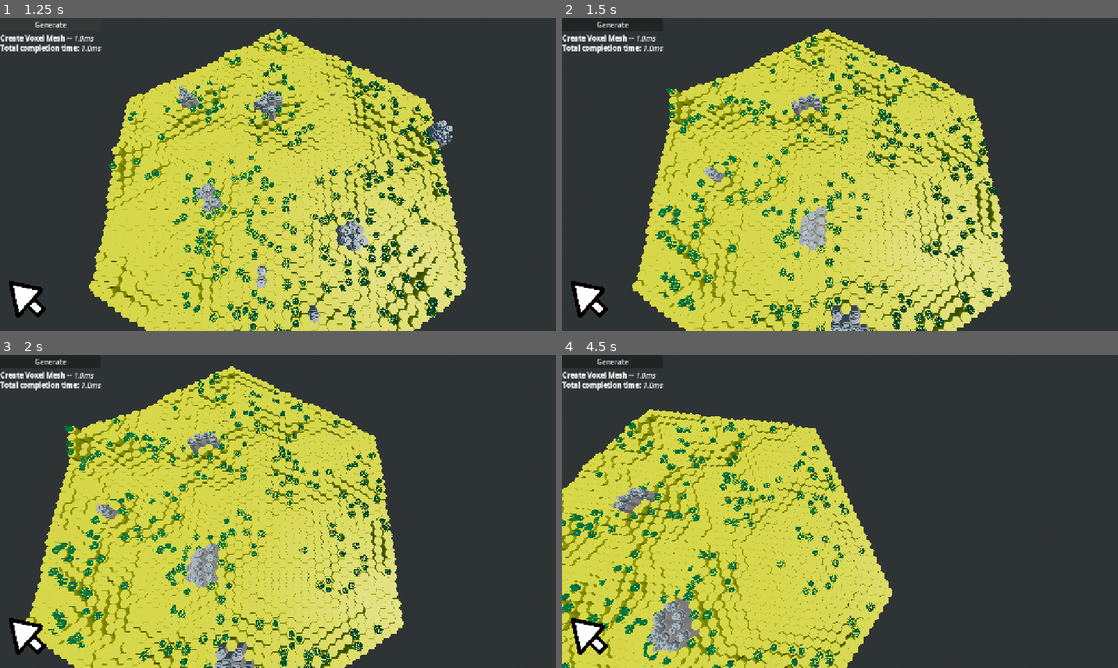
Above: before the commit, frames 1-4 (two rows, left to right).
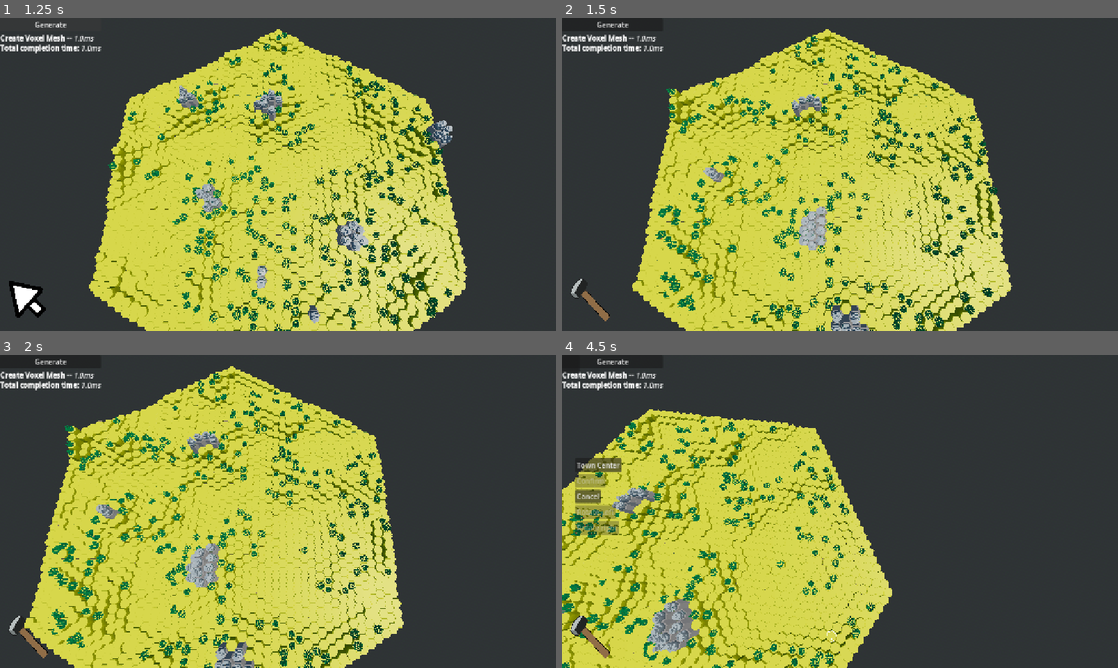
Above: after the commit, the same moments.

Repository: forzinkahd/HexaKingdomGameRepo
Game: Godot game, scene res://Scenes/GameScene.tscn
Two runs of this game, one before a commit and one after it. Both use one fixed random seed, a clock stepped at 60 frames per second and the inputs below.
Inputs (mouse positions are in pixels of both pictures, inside the frame that each line leads up to):
- Up to frame 1 (1.25 s): click "Generate" at 0.5 s
- Up to frame 2 (1.5 s): tap Enter at 1.25 s; move the mouse to (962, 158) at 1.27 s; hold D (MoveRight) from 1.28 s (still down); tap 2 (Build) at 1.35 s; click (962, 158) at 1.42 s
- Up to frame 3 (2 s): keep holding D (MoveRight)
- Up to frame 4 (4.5 s): move the mouse to (728, 527) at 2.02 s; release D (MoveRight) at 2.03 s; hold S (MoveBackwards) 2.03-2.78 s; tap Q (RotateCameraLeft) at 2.1 s; move the mouse to (895, 442) at 2.77 s; hold D (MoveRight) 2.78-3.53 s; hold E (RotateCameraRight) 2.78-3.53 s; move the mouse to (812, 574) at 3.52 s; hold W (MoveForward) 3.53-4.28 s; tap 1 (Select) at 3.6 s; click (812, 574) at 3.67 s; move the mouse to (1006, 558) at 4.27 s; hold A (MoveLeft) from 4.28 s (still down); tap 2 (Build) at 4.35 s

Frame 1 is identical in both runs. In frame 2, 0.5% of the frame differs, in the area x 1-9%, y 83-97%; in frame 3, 0.5%; in frame 4, 2.0%, in the area x 0-50%, y 5-97%.
Error before the commit: Parse Error: Could not parse global class "Villager" from "res://Scenes/Units/villager.gd". (res://scripts/interaction.gd:442)

Commit message:
Revert "fix broken stuff"
This reverts commit 485541521b173b060950de5a8927389ca76210ab.

Diff:
--- a/Scenes/Kingdom/Buildings/obj_blue_banner.tscn
+++ b/Scenes/Kingdom/Buildings/obj_blue_banner.tscn
@@ -3,7 +3,7 @@
 [ext_resource type="PackedScene" uid="uid://t4mvoqygq5tj" path="res://Assets/Meshes/Units/BlueUnits/banner_blue_accent.gltf" id="1_32aug"]
 
 [sub_resource type="BoxShape3D" id="BoxShape3D_7shlr"]
-size = Vector3(0.087646484, 0.49658203, 0.028320313)
+size = Vector3(0.07836914, 0.49658203, 0.03515625)
 
 [node name="obj_blue_banner" type="Node3D" unique_id=643537312]
 
--- a/Scenes/NatureResources/log_pickup.gd
+++ b/Scenes/NatureResources/log_pickup.gd
@@ -7,16 +7,15 @@
 var _reserved := false
 var _collected := false
 
-
 func _ready() -> void:
 	var s: float = clamp(1.0 + float(amount - 1) * 0.12, 1.0, 1.8)
 	scale = Vector3.ONE * s
 
 
 func reserve() -> bool:
-	if is_reserved:
+	if _reserved or _collected:
 		return false
-	is_reserved = true
+	_reserved = true
 	return true
 
 func collect_and_free() -> void:
--- a/Scenes/NatureResources/obj_base_tree_large.tscn
+++ b/Scenes/NatureResources/obj_base_tree_large.tscn
@@ -7,10 +7,9 @@
 [sub_resource type="BoxShape3D" id="BoxShape3D_3ajte"]
 size = Vector3(0.8574219, 0.7597656, 0.93847656)
 
-[node name="obj_base_tree_large" type="Node3D" unique_id=841573127 node_paths=PackedStringArray("visual") groups=["harvestable_tree"]]
+[node name="obj_base_tree_large" type="Node3D" unique_id=841573127 groups=["harvestable_tree"]]
 script = ExtResource("1_ld8l3")
 logs_scene = ExtResource("2_3ajte")
-visual = NodePath("Visual")
 
 [node name="trees_A_large2" parent="." unique_id=143512085 instance=ExtResource("2_am77c")]
 transform = Transform3D(0.85, 0, 0, 0, 1, 0, 0, 0, 0.85, 0, 0, 0)
@@ -22,5 +21,3 @@
 shape = SubResource("BoxShape3D_3ajte")
 
 [node name="GPUParticles3D" type="GPUParticles3D" parent="." unique_id=971890130]
-
-[node name="Visual" type="Node3D" parent="." unique_id=299875502]
--- a/Scenes/NatureResources/obj_base_tree_medium.tscn
+++ b/Scenes/NatureResources/obj_base_tree_medium.tscn
@@ -7,11 +7,10 @@
 [sub_resource type="BoxShape3D" id="BoxShape3D_picay"]
 size = Vector3(0.9042969, 0.8828125, 0.9277344)
 
-[node name="obj_base_tree_medium" type="Node3D" unique_id=78286678 node_paths=PackedStringArray("visual")]
+[node name="obj_base_tree_medium" type="Node3D" unique_id=78286678]
 script = ExtResource("1_picay")
 logs_scene = ExtResource("2_fem1v")
 logs_count = 2
-visual = NodePath("Visual")
 
 [node name="trees_A_medium2" parent="." unique_id=1539728674 instance=ExtResource("1_nvlej")]
 transform = Transform3D(0.85, 0, 0, 0, 1, 0, 0, 0, 0.85, 0, 0, 0)
@@ -23,5 +22,3 @@
 shape = SubResource("BoxShape3D_picay")
 
 [node name="GPUParticles3D" type="GPUParticles3D" parent="." unique_id=2019684039]
-
-[node name="Visual" type="Node3D" parent="." unique_id=2020605451]
--- a/Scenes/NatureResources/obj_base_tree_small.tscn
+++ b/Scenes/NatureResources/obj_base_tree_small.tscn
@@ -7,11 +7,10 @@
 [sub_resource type="BoxShape3D" id="BoxShape3D_bm528"]
 size = Vector3(0.61328125, 0.83618164, 0.6191406)
 
-[node name="obj_base_tree_small" type="Node3D" unique_id=2041389557 node_paths=PackedStringArray("visual") groups=["harvestable_tree"]]
+[node name="obj_base_tree_small" type="Node3D" unique_id=2041389557 groups=["harvestable_tree"]]
 script = ExtResource("1_x0rjd")
 logs_scene = ExtResource("2_bm528")
 logs_count = 1
-visual = NodePath("Visual")
 
 [node name="trees_A_small2" parent="." unique_id=1092405069 instance=ExtResource("1_vrpb7")]
 transform = Transform3D(0.85, 0, 0, 0, 1, 0, 0, 0, 0.85, 0, 0, 0)
@@ -23,5 +22,3 @@
 shape = SubResource("BoxShape3D_bm528")
 
 [node name="GPUParticles3D" type="GPUParticles3D" parent="." unique_id=1638090540]
-
-[node name="Visual" type="Node3D" parent="." unique_id=1279954816]
--- a/Scenes/NatureResources/tree_cluster.gd
+++ b/Scenes/NatureResources/tree_cluster.gd
@@ -4,71 +4,30 @@
 @export var logs_scene: PackedScene
 @export var logs_count: int = 3
 @export var chop_time: float = 1.5
-@export var visual: Node3D
 
 var is_depleted: bool = false
-var is_being_chopped: bool = false
-
+var is_being_chopped = false
 var _shake_tween: Tween
-var squash_amount: float = 0.14
-var squash_time: float = 0.09
-var squash_y_bias: float = 0.65
-var _base_scale: Vector3 = Vector3.ONE
-
-
-func _ready() -> void:
-	if visual != null:
-		_base_scale = visual.scale
-
 
 func can_harvest() -> bool:
 	return not is_depleted and not is_being_chopped
 
 func start_shake() -> void:
-	if visual == null:
-		return
-
 	if _shake_tween != null:
-		_shake_tween.kill()
-
-	visual.scale = _base_scale
-
-	var y_down := 1.0 - squash_amount * squash_y_bias
-	var xz_up := 1.0 + squash_amount
-
-	var squish := Vector3(_base_scale.x * xz_up, _base_scale.y * y_down, _base_scale.z * xz_up)
-	var relax := _base_scale
-
-	_shake_tween = get_tree().create_tween()
-	_shake_tween.set_loops()
-
-	# Squish -> relax loop (use sine for organic feel)
-	_shake_tween.set_trans(Tween.TRANS_SINE)
-	_shake_tween.set_ease(Tween.EASE_IN_OUT)
-
-	_shake_tween.tween_property(visual, "scale", squish, squash_time)
-	_shake_tween.tween_property(visual, "scale", relax, squash_time)
-
-	"""if _shake_tween != null:
 		_shake_tween.kill()
 	_shake_tween = get_tree().create_tween()
 	_shake_tween.set_loops()
 	# tiny rotation wobble for “gamefeel”
 	_shake_tween.tween_property(self, "rotation:y", rotation.y + deg_to_rad(3.0), 0.08)
-	_shake_tween.tween_property(self, "rotation:y", rotation.y - deg_to_rad(3.0), 0.08)"""
+	_shake_tween.tween_property(self, "rotation:y", rotation.y - deg_to_rad(3.0), 0.08)
 
 func stop_shake() -> void:
 	if not is_inside_tree():
 		return
-	if visual == null:
-		return
-
-	if _shake_tween != null:
+	if is_instance_valid(_shake_tween) and _shake_tween != null:
 		_shake_tween.kill()
-		_shake_tween = null
-
-	# Snap back cleanly
-	visual.scale = _base_scale
+	_shake_tween = null
+	rotation.y = snapped(rotation.y, deg_to_rad(1.0))
 
 
 func harvest_spawn_logs(spawn_root: Node3D, spawn_y: float) -> Array[LogPickup]:
--- a/Scenes/Units/blue_villager.tscn
+++ b/Scenes/Units/blue_villager.tscn
@@ -15,3 +15,5 @@
 [node name="CollisionShape3D" type="CollisionShape3D" parent="." unique_id=1576987767]
 transform = Transform3D(1, 0, 0, 0, 1, 0, 0, 0, 1, 0, 0.15673828, 0)
 shape = SubResource("CapsuleShape3D_urku7")
+
+[node name="Visual" type="Node3D" parent="." unique_id=1408642472]
--- a/Scenes/Units/villager.gd
+++ b/Scenes/Units/villager.gd
@@ -5,22 +5,22 @@
 
 @export var move_speed: float = 3.0
 @export var arrive_distance: float = 0.25
-@export var height_ray_start: float = 10.0     # start ray above villager
-@export var height_ray_length: float = 30.0    # how far down we check
-@export var height_lerp_speed: float = 14.0    # how fast y follows ground
-@export var ground_offset: float = 0.02        # tiny lift to avoid z-fighting
-@export var voxel_collision_mask: int = 1      # set this to your voxels' physics layer mask
-@export var carry_capacity: int = 5
-@export var pickup_time: float = 0.5
+@export var pickup_time: float = 0.45
+@export var pickup_lunge_distance: float = 0.12
+@export var height_lerp_speed: float = 14.0
+@export var ground_offset: float = 0.02
+
+@onready var visual: Node3D = $Visual
 
 
+var carrying_logs: int = 0
+var is_busy: bool = false
 var occupied_voxel: Voxel
-var carrying_logs: int = 0
 
 var _target_pos: Vector3
-var _has_target: bool = false
-var _moving: bool = false
-var is_busy: bool = false
+var _has_target := false
+var _moving := false
+
 
 func place_on_voxel(v: Voxel) -> void:
 	occupied_voxel = v
@@ -30,6 +30,7 @@
 	_target_pos = pos
 	_has_target = true
 	_moving = true
+
 
 func await_reach_target() -> void:
 	if not _moving:
@@ -104,9 +105,13 @@
 
 
 func _physics_process(delta: float) -> void:
-	# Always follow terrain Y (even while idle, looks nicer)
-	var desired_y := _terrain_cap_y_at(global_position)
+	# Keep body on top of terrain
+	var desired_y := _terrain_cap_y_at(global_position) + ground_offset
 	global_position.y = lerp(global_position.y, desired_y, clamp(delta * height_lerp_speed, 0.0, 1.0))
+
+	# Also hard-lock pitch/roll each frame (prevents any drift from other calls)
+	rotation.x = 0.0
+	rotation.z = 0.0
 
 	if not _has_target:
 		velocity = Vector3.ZERO
@@ -145,31 +150,25 @@
 	if v == null:
 		return global_position.y
 
-	return float(v.height_units) * (WorldMap.world_settings.voxel_height * 0.5) + ground_offset
+	return float(v.height_units) * (WorldMap.world_settings.voxel_height * 0.5) + 0.02
 
 
 func _pick_axial_hex_xz(p: Vector3) -> Vector2i:
 	var size: float = WorldMap.world_settings.voxel_size
 	var sqrt3: float = sqrt(3.0)
-
 	var px: float = p.x / size
 	var pz: float = p.z / size
-
 	var qf: float = (2.0 / 3.0) * px
 	var rf: float = (-1.0 / 3.0) * px + (1.0 / sqrt3) * pz
-
 	var xf: float = qf
 	var zf: float = rf
 	var yf: float = -xf - zf
-
 	var rx: int = int(round(xf))
 	var ry: int = int(round(yf))
 	var rz: int = int(round(zf))
-
 	var x_diff: float = abs(rx - xf)
 	var y_diff: float = abs(ry - yf)
 	var z_diff: float = abs(rz - zf)
-
 	if x_diff > y_diff and x_diff > z_diff:
 		rx = -ry - rz
 	elif y_diff > z_diff:
@@ -183,26 +182,10 @@
 func _pick_offset_hex_xz(p: Vector3) -> Vector2i:
 	var size: float = WorldMap.world_settings.voxel_size
 	var sqrt3: float = sqrt(3.0)
-
 	var col_f: float = (2.0 / 3.0) * (p.x / size)
 	var col: int = int(round(col_f))
-
 	var parity: int = ((col % 2) + 2) % 2
 	var row_f: float = (p.z / (sqrt3 * size)) - float(parity) * 0.5
 	var row: int = int(round(row_f))
 
 	return Vector2i(col, row)
-
-
-func can_carry_more() -> bool:
-	return carrying_logs < carry_capacity
-
-
-func pickup_log(log: LogPickup) -> bool:
-	if log == null or not is_instance_valid(log):
-		return false
-	if not can_carry_more():
-		return false
-	carrying_logs += log.amount
-	log.queue_free()
-	return true
--- a/scripts/Managers/task_manager.gd
+++ b/scripts/Managers/task_manager.gd
@@ -38,7 +38,7 @@
 		return false
 
 	# claim it here (optional but recommended)
-	# tree.is_being_chopped = true # not needed anymore
+	#tree.is_being_chopped = true # not needed anymore
 
 	active_task = {
 		"type": &"chop_tree",
--- a/scripts/interaction.gd
+++ b/scripts/interaction.gd
@@ -480,7 +480,6 @@
 	# and in chop_and_harvest() remove "or is_being_chopped" from the guard.
 
 	var spawn_y := _terrain_cap_y_at(tree.global_position)
-	print("spawn_y: ", spawn_y)
 	var logs: Array[LogPickup] = await tree.chop_and_harvest(resource_root, spawn_y)
 
 	# if logs empty, tree might have been removed/cancelled
@@ -501,11 +500,7 @@
 
 		# pickup (includes reserve + animation + queue_free)
 		await villager.pickup_log_with_animation(log)
-	# pickup (prototype)
-	"""villager.carrying_logs += logs.size()
-	for l in logs:
-		if is_instance_valid(l):
-			l.queue_free()"""
+
 
 	# deliver (prototype)
 	if WorldMap.town_center_voxel != null:
